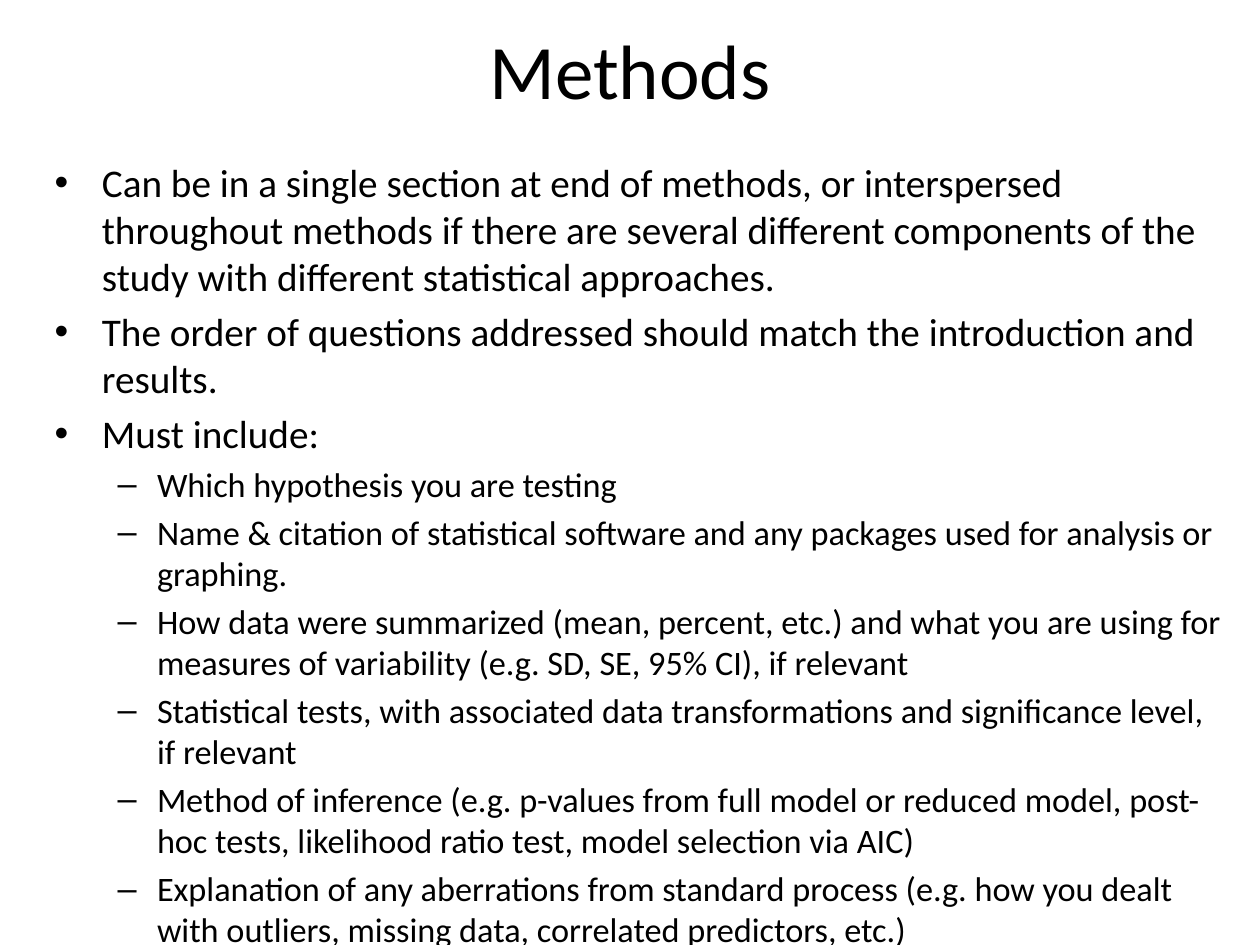
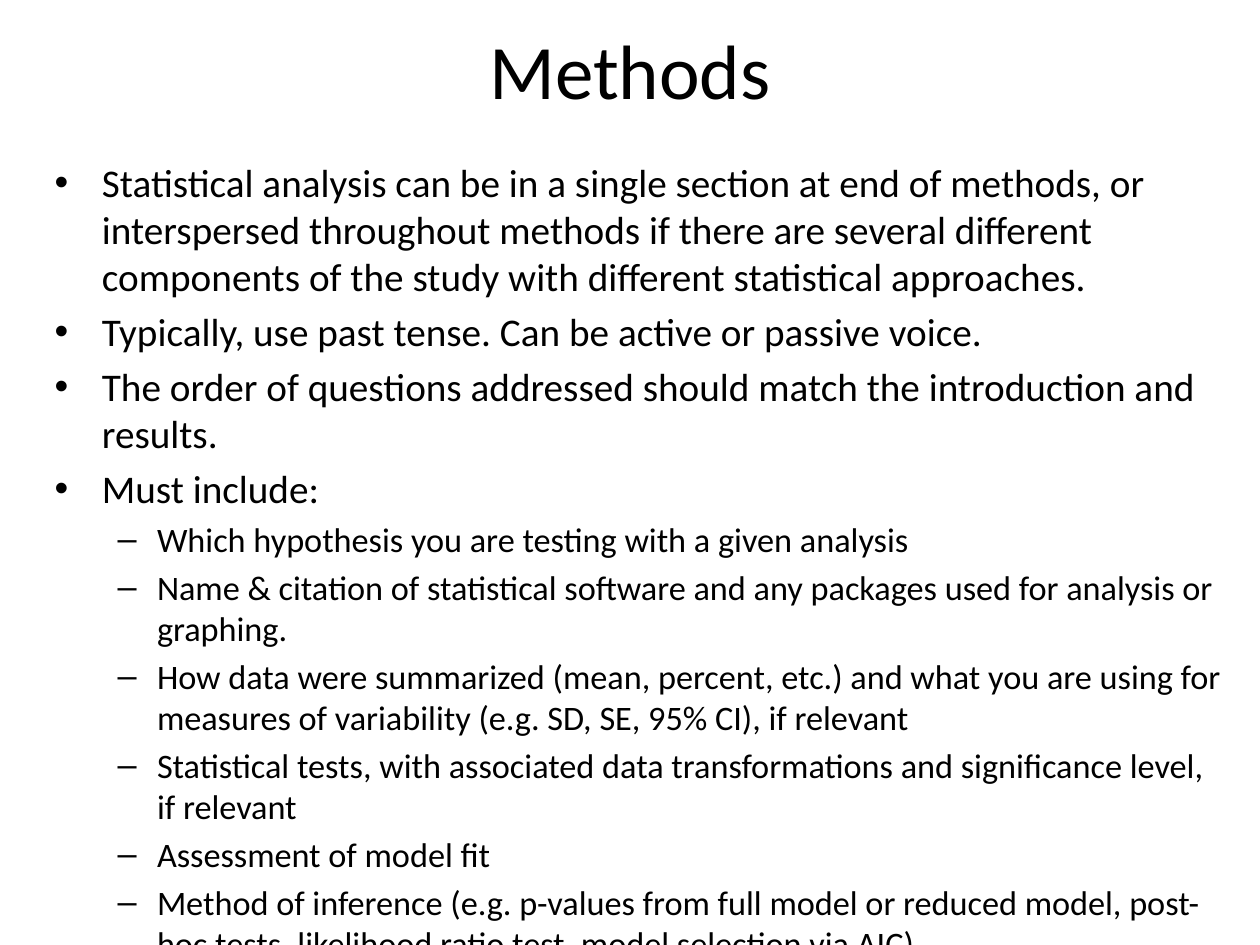
Before and after one commit to EEOB590A-Fall-2019/Course-Materials, a slide deck: slide 3 of 8. Writing a manuscript/what to include in a paper.pptx. Drawn at 1260x945 pixels with LibreOffice and Linux fonts; fonts in the diff are those of the drawing. Boxes give left, top, right and bottom in pixels: in the first picture for what was removed or moved away, otherwise in the second. Text is boxed around its words. In the diff, an @@ line names an element or a change of style, - is before the commit and + after.

```diff
--- a/8. Writing a manuscript/what to include in a paper.pptx
+++ b/8. Writing a manuscript/what to include in a paper.pptx
@@ text at bbox=[102, 169, 1221, 921]: paragraphs removed @@
-  – Assessment of model fit
-  – Details on how figures/graphs were made
@@ text at bbox=[102, 169, 1144, 353]: text changed @@
-• Can be in a single section at end of methods, or interspersed throughout methods if there are several different components of the study with different statistical approaches.
+• Statistical analysis can be in a single section at end of methods, or interspersed throughout methods if there are several different components of the study with different statistical approaches.
+• Typically, use past tense. Can be active or passive voice.
@@ text at bbox=[157, 528, 908, 558]: text changed @@
-  – Which hypothesis you are testing
+  – Which hypothesis you are testing with a given analysis
@@ text at bbox=[157, 843, 491, 868]: paragraph added @@
+  – Assessment of model fit
```
Also in this commit, not shown: 6 other slides changed, 1 slide added.
